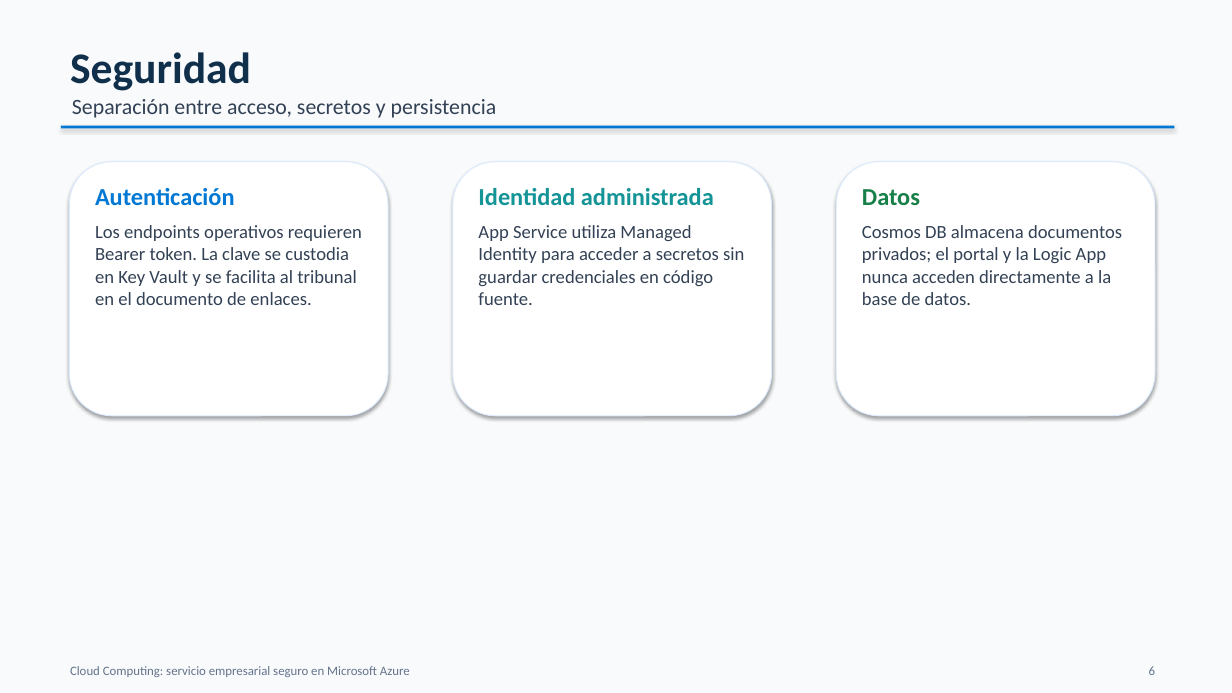
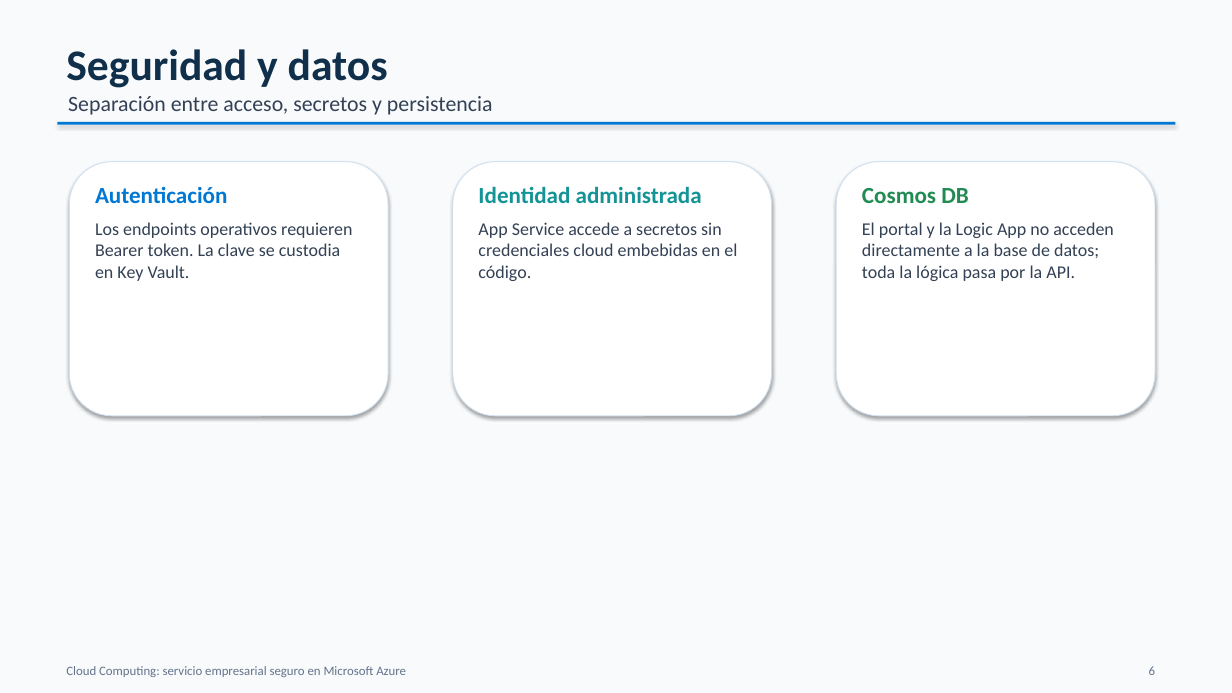
Before and after one commit to karimadrico/tfg-azure-servicio-empresarial-seguro, a slide deck: slide 6 of docs/entrega/presentacion-defensa-tfg.pptx. Drawn at 1232x693 pixels with LibreOffice and Linux fonts; fonts in the diff are those of the drawing. Boxes give left, top, right and bottom in pixels: in the first picture for what was removed or moved away, otherwise in the second. Text is boxed around its words. In the diff, an @@ line names an element or a change of style, - is before the commit and + after.

```diff
--- a/docs/entrega/presentacion-defensa-tfg.pptx
+++ b/docs/entrega/presentacion-defensa-tfg.pptx
@@ text at [66,49,388,88]: text changed @@
-Seguridad
+Seguridad y datos
@@ text "Separación entre acceso, secretos y ...": place and size @@
-text "Separación entre acceso, secretos y ..." at [72,99,497,118]
+text "Separación entre acceso, secretos y ..." at [68,96,493,115]
@@ rectangle: place and size @@
-rectangle at [61,126,1175,128]
+rectangle at [57,122,1176,125]
@@ text "Autenticación" at [95,186,227,203]: size 19 to 18 pt @@
@@ text "Identidad administrada" at [478,186,702,203]: size 19 to 18 pt @@
@@ outline #DBEAFE 0.75 pt to #D2E1F0 0.75 pt in 3 elements at [69,162,388,416], [453,162,772,416], [836,162,1155,416] @@
@@ text at [862,188,968,203]: text changed; size 19 to 18 pt; text colour #168048 to #228B53 @@
-Datos
+Cosmos DB
@@ text at [95,222,352,281]: text changed; size 14.5 to 14 pt @@
-Los endpoints operativos requieren Bearer token. La clave se custodia en Key Vault y se facilita al tribunal en el documento de enlaces.
+Los endpoints operativos requieren Bearer token. La clave se custodia en Key Vault.
@@ text at [478,222,737,281]: text changed; size 14.5 to 14 pt @@
-App Service utiliza Managed Identity para acceder a secretos sin guardar credenciales en código fuente.
+App Service accede a secretos sin credenciales cloud embebidas en el código.
@@ text at [862,222,1114,281]: text changed; size 14.5 to 14 pt @@
-Cosmos DB almacena documentos privados; el portal y la Logic App nunca acceden directamente a la base de datos.
+El portal y la Logic App no acceden directamente a la base de datos; toda la lógica pasa por la API.
@@ text "Cloud Computing: servicio empresarial seguro ...": place and size @@
-text "Cloud Computing: servicio empresarial seguro ..." at [70,666,410,677]
+text "Cloud Computing: servicio empresarial seguro ..." at [66,666,406,677]
```
Also in this commit, not shown: 8 other slides changed, 13 other files.
